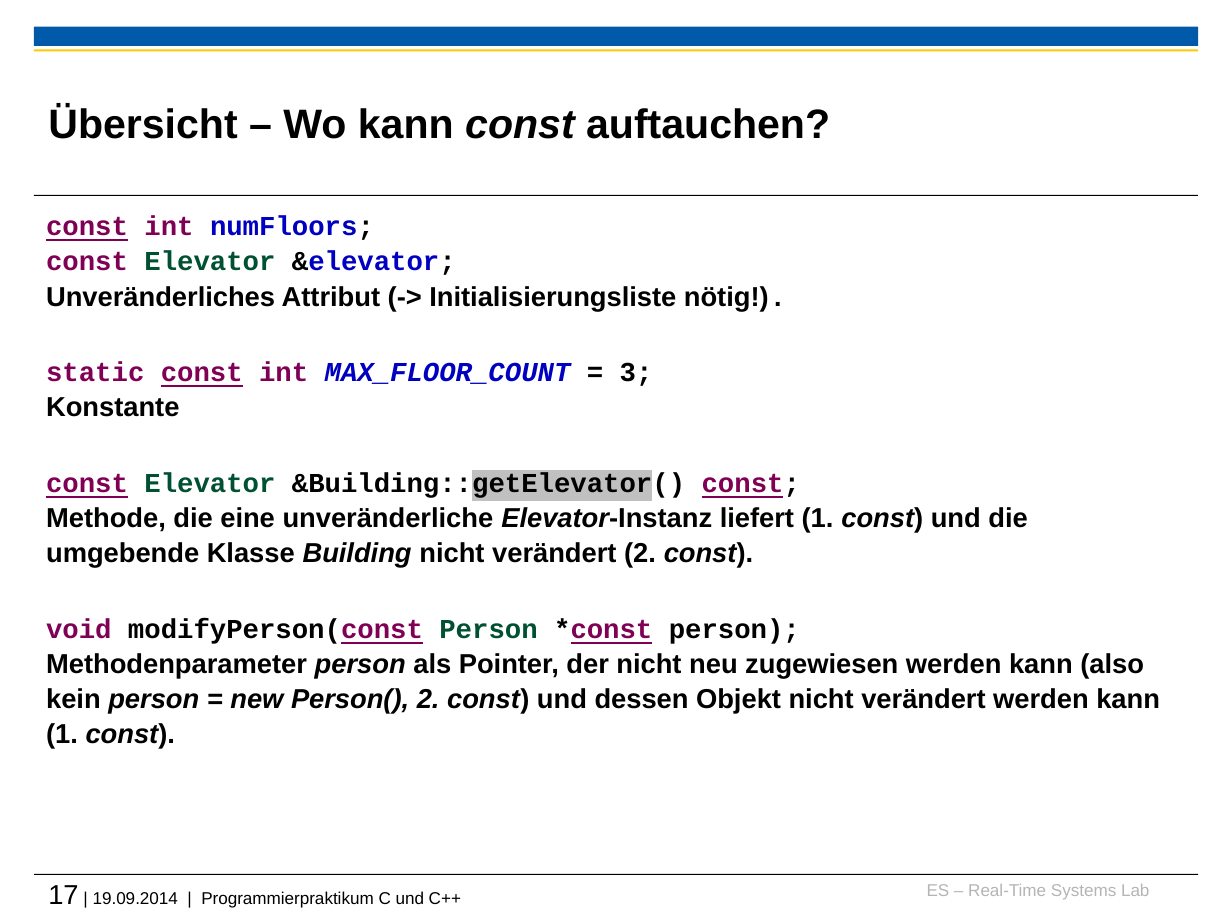
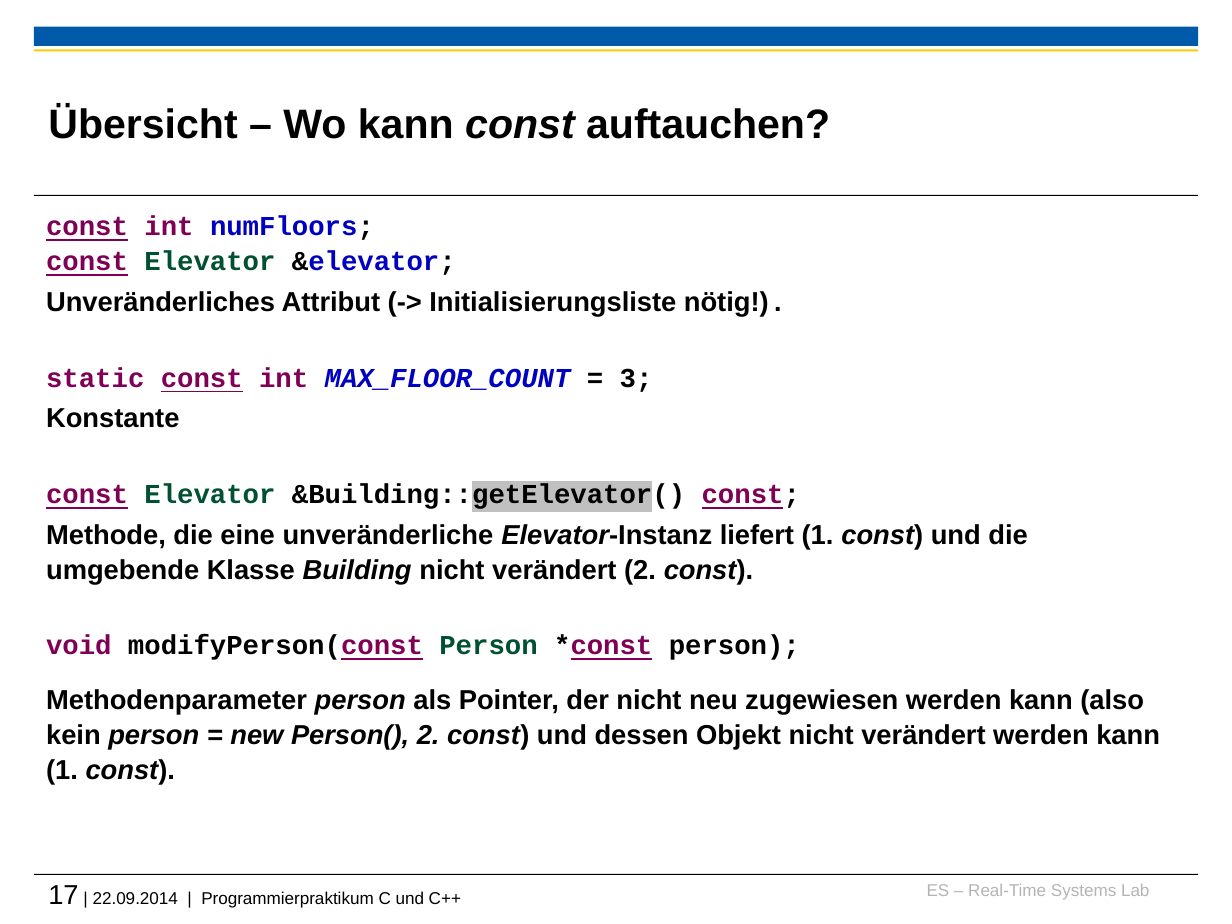
Before and after one commit to h82k/tud-cppp, a slide deck: slide 17 of Vorlesung/2 Speicherverwaltung.pptx. Drawn at 1232x924 pixels with LibreOffice and Linux fonts; fonts in the diff are those of the drawing; background and template pictures are left out. Boxes give left, top, right and bottom in pixels: in the first picture for what was removed or moved away, otherwise in the second. Text is boxed around its words. In the diff, an @@ line names an element or a change of style, - is before the commit and + after.

```diff
--- a/Vorlesung/2 Speicherverwaltung.pptx
+++ b/Vorlesung/2 Speicherverwaltung.pptx
@@ text at (x1=46, y1=216, x2=1160, y2=785): text changed @@
-const int numFloors;
-const Elevator &elevator;
-Unveränderliches Attribut (-> Initialisierungsliste nötig!).
-static const int MAX_FLOOR_COUNT = 3;
-Konstante
-const Elevator &Building::getElevator() const;
-Methode, die eine unveränderliche Elevator-Instanz liefert (1. const) und die umgebende Klasse Building nicht verändert (2. const).
-void modifyPerson(const Person *const person);
-Methodenparameter person als Pointer, der nicht neu zugewiesen werden kann (also kein person = new Person(), 2. const) und dessen Objekt nicht verändert werden kann (1. const).
+const int numFloors;
+const Elevator &elevator;
+Unveränderliches Attribut (-> Initialisierungsliste nötig!).
+static const int MAX_FLOOR_COUNT = 3;
+Konstante
+const Elevator &Building::getElevator() const;
+Methode, die eine unveränderliche Elevator-Instanz liefert (1. const) und die umgebende Klasse Building nicht verändert (2. const).
+void modifyPerson(const Person *const person);
+Methodenparameter person als Pointer, der nicht neu zugewiesen werden kann (also kein person = new Person(), 2. const) und dessen Objekt nicht verändert werden kann (1. const).
@@ text at (x1=48, y1=885, x2=461, y2=908): text changed @@
-17 | 19.09.2014 | Programmierpraktikum C und C++
+17 | 22.09.2014 | Programmierpraktikum C und C++
```
Also in this commit, not shown: 5 other files.
